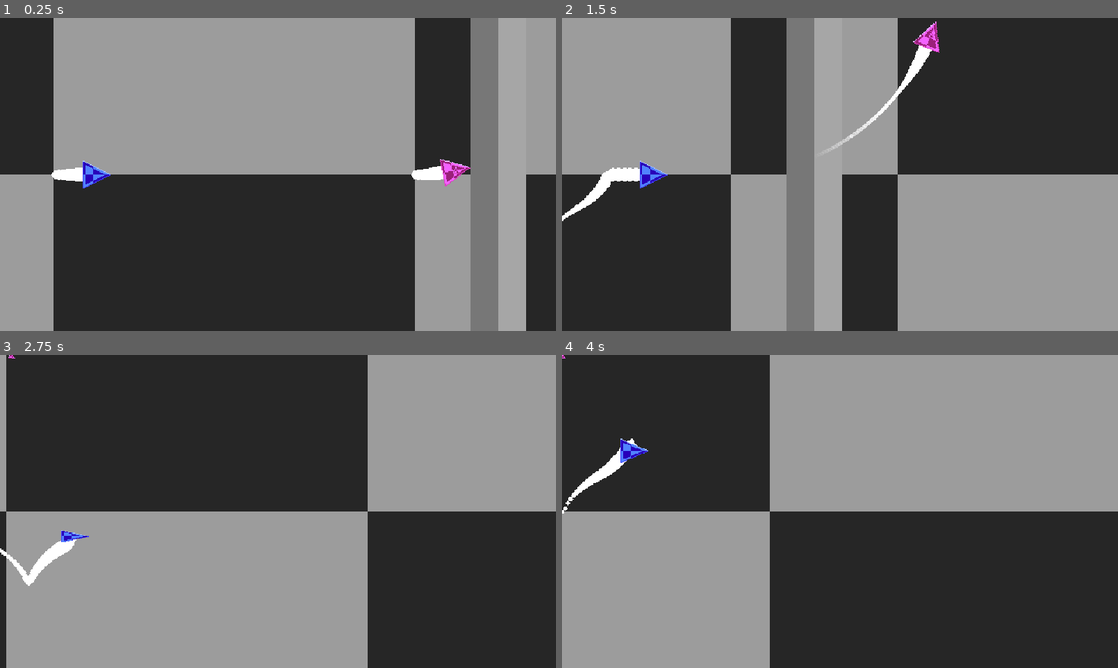
Above: before the commit, frames 1-4 (two rows, left to right).
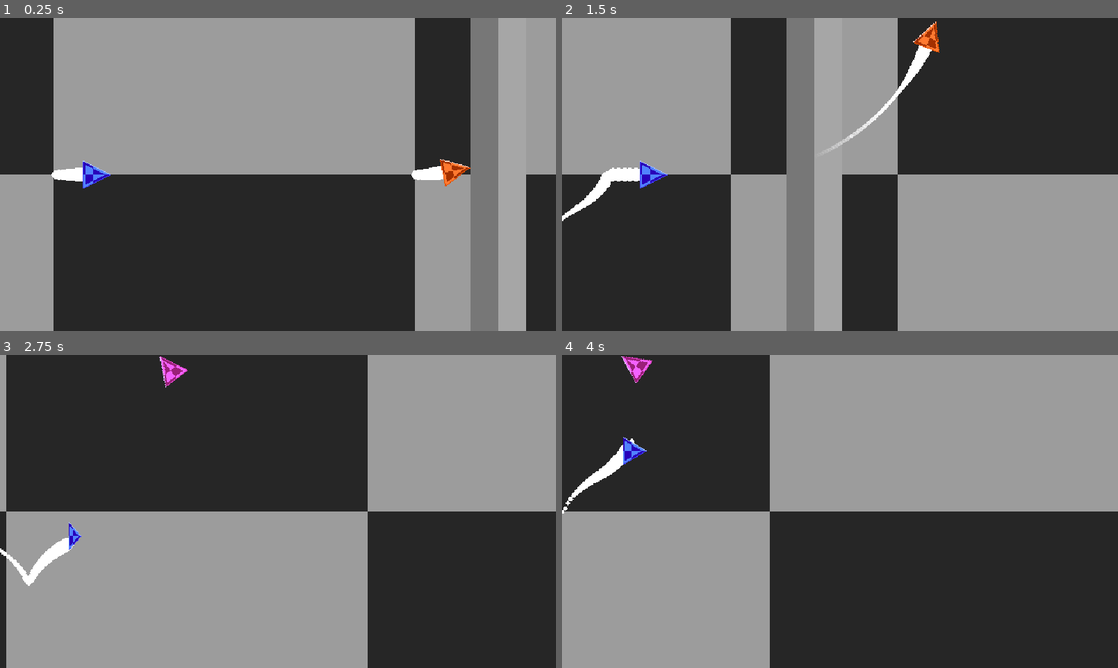
Above: after the commit, the same moments.

Repository: woliveira82/redot-aircraft-prototype
Game: Godot game, scene res://main.tscn
Same seed, same stepped clock (60 frames per second), same inputs: the game is played once before the commit and once after it.
Inputs:
- Up to frame 1 (0.25 s): no input
- Up to frame 2 (1.5 s): hold E (high_g_barrel_right) 0.53-1.28 s; tap Ctrl (g_turn) at 0.6 s; hold Down (move_down) from 1.28 s (still down); tap Space (shoot_cannon) at 1.35 s
- Up to frame 3 (2.75 s): release Down (move_down) at 2.03 s; hold E (high_g_barrel_right) from 2.03 s (still down); tap Ctrl (g_turn) at 2.1 s
- Up to frame 4 (4 s): release E (high_g_barrel_right) at 2.78 s; hold Up (move_up) 2.78-3.53 s; tap Space (shoot_cannon) at 2.85 s; hold Q (high_g_barrel_left) from 3.53 s (still down); tap Ctrl (g_turn) at 3.6 s

The runs differ from the first frame. In frame 1, 0.2% of the frame differs, in the area x 79-85%, y 45-54%; in frame 2, 0.2%; in frame 3, 0.4%, in the area x 1-34%, y 0-63%; in frame 4, 0.4%.

Commit message:
refact: enemy tracker hud

Diff:
--- a/enemies/enemy.tscn
+++ b/enemies/enemy.tscn
@@ -1,7 +1,7 @@
 [gd_scene load_steps=10 format=3 uid="uid://dwnpv3s7it7pg"]
 
 [ext_resource type="Script" path="res://enemies/enemy.gd" id="1_41sj6"]
-[ext_resource type="Texture2D" uid="uid://bhccphfnvouvr" path="res://assets/Placeholders-32x32-18.png" id="1_fclpl"]
+[ext_resource type="Texture2D" uid="uid://ce4mp3tpj6u46" path="res://assets/Placeholders-32x32-13.png" id="2_5vjv6"]
 [ext_resource type="Texture2D" uid="uid://bk43e071r74nb" path="res://assets/white-circle.png" id="3_ennsh"]
 [ext_resource type="Script" path="res://enemies/cannon.gd" id="4_ybxm7"]
 [ext_resource type="PackedScene" uid="uid://cduopc8ukaxd6" path="res://bullet/bullet.tscn" id="5_o1l04"]
@@ -24,18 +24,16 @@
 script = ExtResource("1_41sj6")
 
 [node name="Sprite2D" type="Sprite2D" parent="."]
-rotation = 1.5708
-texture = ExtResource("1_fclpl")
+texture = ExtResource("2_5vjv6")
 
 [node name="Area2D" type="Area2D" parent="Sprite2D"]
 
 [node name="CollisionShape2D" type="CollisionShape2D" parent="Sprite2D/Area2D"]
-position = Vector2(0, 5)
+position = Vector2(-6, 0)
 shape = SubResource("CircleShape2D_piux8")
 
 [node name="CPUParticles2D" type="CPUParticles2D" parent="Sprite2D"]
 show_behind_parent = true
-rotation = -1.5708
 amount = 64
 texture = ExtResource("3_ennsh")
 gravity = Vector2(0, 0)
--- a/hud/enemy_tracker.gd
+++ b/hud/enemy_tracker.gd
@@ -1,6 +1,11 @@
-extends Node2D
+extends RayCast2D
+
+const VIEWPORT_CENTER := Vector2(320, 180)
 
 var _enemy_tracked: Node2D
+
+@onready var out_of_range_sprite: Sprite2D = $OutOfRangeSprite
+@onready var on_screen_sprite: Sprite2D = $OnScreenSprite
 
 
 func _process(delta: float) -> void:
@@ -9,15 +14,16 @@
 		return
 
 	var camera = get_viewport().get_camera_2d()
-	var canvas = get_canvas_transform()
-	var top_left = -canvas.origin / canvas.get_scale()
-	var size = get_viewport_rect().size / canvas.get_scale()
+	target_position = _enemy_tracked.position - camera.get_screen_center_position()
 
-	var relative_position = _enemy_tracked.position - camera.get_screen_center_position() + Vector2(320, 180)
-	position.x = clamp(relative_position.x, top_left.x, top_left.x + size.x)
-	position.y = clamp(relative_position.y, top_left.y, top_left.y + size.y)
+	if is_colliding():
+		out_of_range_sprite.show()
+		var collision_point := get_collision_point() - position
+		out_of_range_sprite.position = collision_point
+		out_of_range_sprite.rotation = collision_point.angle()
 
-	print(position)
+	else:
+		out_of_range_sprite.hide()
 
 
 func set_enemy(enemy: Node2D):
--- a/hud/enemy_tracker.tscn
+++ b/hud/enemy_tracker.tscn
@@ -4,12 +4,16 @@
 [ext_resource type="Texture2D" uid="uid://bhccphfnvouvr" path="res://assets/Placeholders-32x32-18.png" id="1_d11tg"]
 [ext_resource type="Texture2D" uid="uid://d2yc242y2grct" path="res://assets/Placeholders-32x32-20.png" id="2_sjmlo"]
 
-[node name="EnemyTracker" type="Node2D"]
+[node name="EnemyTracker" type="RayCast2D"]
+collision_mask = 128
+collide_with_areas = true
+collide_with_bodies = false
 script = ExtResource("1_ancv6")
 
 [node name="OutOfRangeSprite" type="Sprite2D" parent="."]
-scale = Vector2(0.25, 0.25)
+position = Vector2(18, 0)
 texture = ExtResource("1_d11tg")
+offset = Vector2(-18, 0)
 
 [node name="OnScreenSprite" type="Sprite2D" parent="."]
 visible = false
--- a/hud/hud.gd
+++ b/hud/hud.gd
@@ -10,4 +10,5 @@
 	for enemy in enemies:
 		var tracker := enemy_tracker.instantiate()
 		add_child(tracker)
+		tracker.position = size / 2.0
 		tracker.set_enemy(enemy)
--- a/main.tscn
+++ b/main.tscn
@@ -1,10 +1,21 @@
-[gd_scene load_steps=6 format=3 uid="uid://c456k87rcla8r"]
+[gd_scene load_steps=10 format=3 uid="uid://c456k87rcla8r"]
 
 [ext_resource type="Texture2D" uid="uid://dvtx6o5x15tc3" path="res://assets/Placeholders-32x32-27.png" id="1_gw7bq"]
 [ext_resource type="PackedScene" uid="uid://bhu6yt022ld1c" path="res://player/player.tscn" id="2_x2e4t"]
 [ext_resource type="PackedScene" uid="uid://dwnpv3s7it7pg" path="res://enemies/enemy.tscn" id="3_tt4h1"]
 [ext_resource type="Script" path="res://hud/hud.gd" id="4_daemq"]
 [ext_resource type="PackedScene" uid="uid://bsg208xnrg8nu" path="res://hud/enemy_tracker.tscn" id="5_7ddsr"]
+
+[sub_resource type="WorldBoundaryShape2D" id="WorldBoundaryShape2D_4hmk0"]
+normal = Vector2(0, 1)
+
+[sub_resource type="WorldBoundaryShape2D" id="WorldBoundaryShape2D_vvl83"]
+
+[sub_resource type="WorldBoundaryShape2D" id="WorldBoundaryShape2D_o8l7v"]
+normal = Vector2(1, 0)
+
+[sub_resource type="WorldBoundaryShape2D" id="WorldBoundaryShape2D_3yc6f"]
+normal = Vector2(-1, 0)
 
 [node name="Main" type="Node"]
 
@@ -44,4 +55,24 @@
 script = ExtResource("4_daemq")
 enemy_tracker = ExtResource("5_7ddsr")
 
+[node name="ViewportBoundaries" type="Area2D" parent="CanvasLayer/HUD"]
+collision_layer = 128
+collision_mask = 0
+
+[node name="UpperBoundary" type="CollisionShape2D" parent="CanvasLayer/HUD/ViewportBoundaries"]
+position = Vector2(310, 0)
+shape = SubResource("WorldBoundaryShape2D_4hmk0")
+
+[node name="BottomBoundary" type="CollisionShape2D" parent="CanvasLayer/HUD/ViewportBoundaries"]
+position = Vector2(310, 360)
+shape = SubResource("WorldBoundaryShape2D_vvl83")
+
+[node name="LeftBoundary" type="CollisionShape2D" parent="CanvasLayer/HUD/ViewportBoundaries"]
+position = Vector2(0, 180)
+shape = SubResource("WorldBoundaryShape2D_o8l7v")
+
+[node name="RightBoundary" type="CollisionShape2D" parent="CanvasLayer/HUD/ViewportBoundaries"]
+position = Vector2(640, 180)
+shape = SubResource("WorldBoundaryShape2D_3yc6f")
+
 [editable path="Player"]
--- a/player/player.tscn
+++ b/player/player.tscn
@@ -211,7 +211,6 @@
 script = ExtResource("1_rjy3b")
 
 [node name="Sprite2D" type="Sprite2D" parent="."]
-rotation = 1.5708
 texture = ExtResource("1_wtqe5")
 
 [node name="CPUParticles2D" type="CPUParticles2D" parent="Sprite2D"]
@@ -224,15 +223,13 @@
 color_ramp = SubResource("Gradient_k86wc")
 
 [node name="Area2D" type="Area2D" parent="Sprite2D" groups=["player_area"]]
-rotation = -1.5708
 
 [node name="CollisionShape2D" type="CollisionShape2D" parent="Sprite2D/Area2D"]
 position = Vector2(-5, 0)
 shape = SubResource("CircleShape2D_yfxhl")
 
 [node name="Cannon" type="Node2D" parent="Sprite2D"]
-position = Vector2(-2.89599e-05, -8)
-rotation = -1.5708
+position = Vector2(16, 0)
 script = ExtResource("4_3rb2r")
 bullet_scene = ExtResource("5_ldt7c")
 
Binary file changed: assets/Placeholders-32x32-13.png
Binary file changed: assets/Placeholders-32x32-18.png
Binary file changed: assets/Placeholders-32x32-23.png
Binary file changed: assets/Placeholders-32x32-28.png
Binary file changed: assets/Placeholders-32x32-3.png
Binary file changed: assets/Placeholders-32x32-8.png
